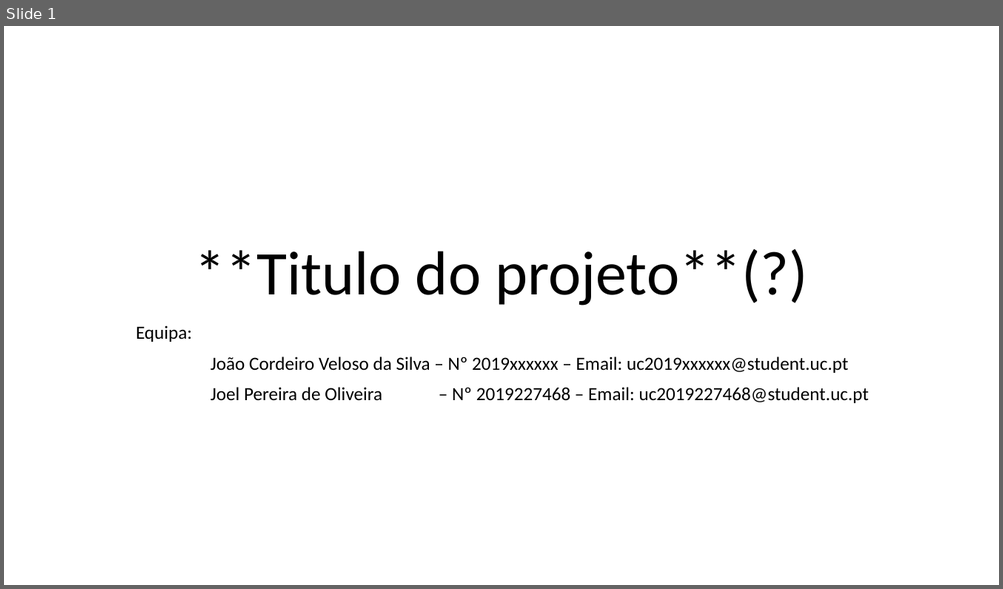
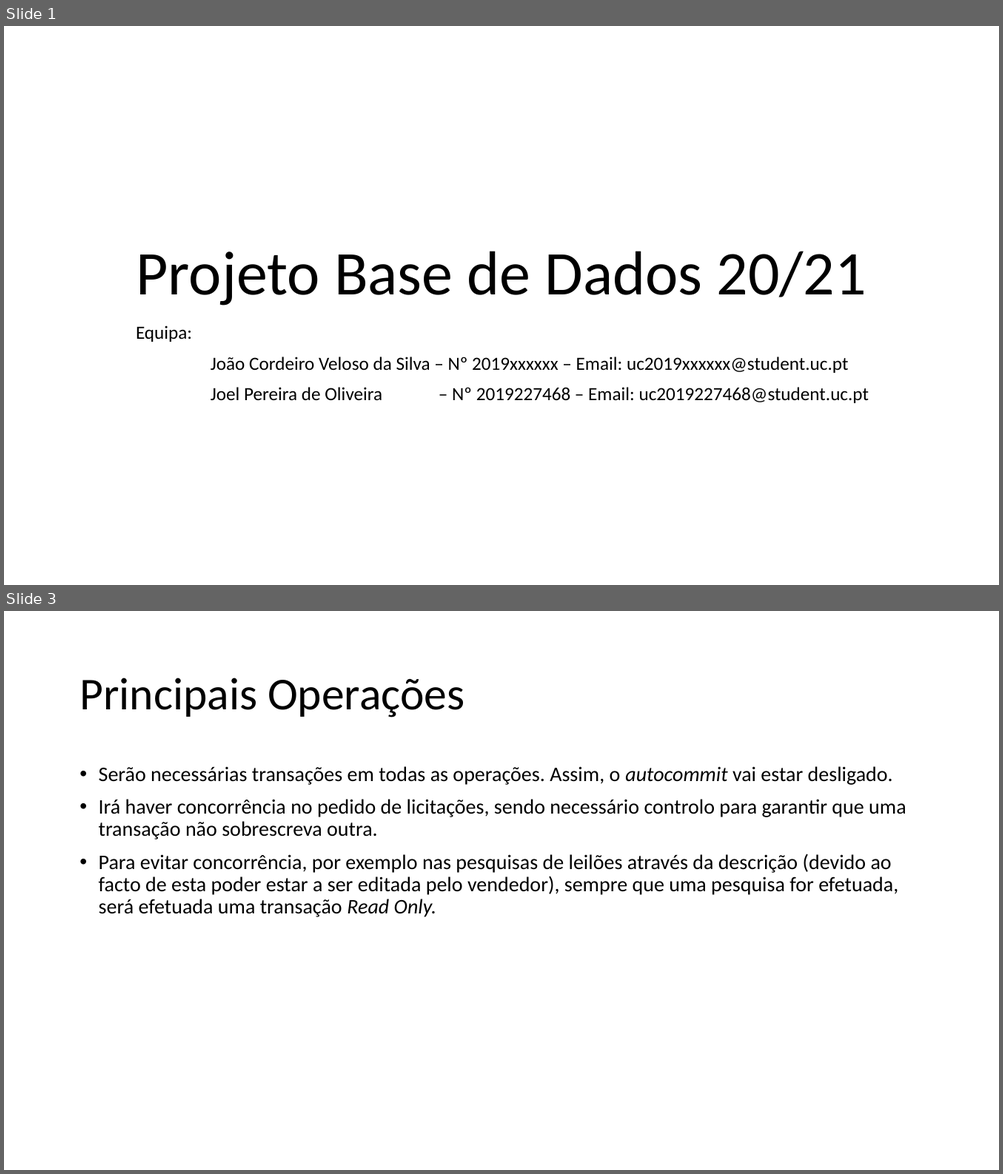
Before and after one commit to joelpoliveira/PROJETO-BD, a slide deck: ApresentacaoProjetoBD.pptx. Shown one above the other, each under a label of ours: slide 1 before the commit, slides 1 and 3 after it; the slides between them are not shown. The pictures are 1003x589 and 1003x1174 pixels, drawn with LibreOffice and Linux fonts; fonts in the diff are those of the drawing. Boxes give left, top, right and bottom in pixels: in the first picture for what was removed or moved away, otherwise in the second. Text is boxed around its words. In the diff, an @@ line names an element or a change of style, - is before the commit and + after.

```diff
--- a/ApresentacaoProjetoBD.pptx
+++ b/ApresentacaoProjetoBD.pptx
@@ slide 3 added at box(4, 611, 999, 1170), background #FFFFFF @@
@@ title added at box(79, 678, 464, 718), 44 pt, text #000000 @@
+Principais Operações
@@ text added at box(99, 766, 906, 917), 20 pt, text #000000 @@
+• Serão necessárias transações em todas as operações. Assim, o autocommit vai estar desligado.
+• Irá haver concorrência no pedido de licitações, sendo necessário controlo para garantir que uma transação não sobrescreva outra.
+• Para evitar concorrência, por exemplo nas pesquisas de leilões através da descrição (devido ao facto de esta poder estar a ser editada pelo vendedor), sempre que uma pesquisa for efetuada, será efetuada uma transação Read Only.
@@ slide 1 changed as well @@
@@ title at box(136, 251, 866, 306): text changed @@
-**Titulo do projeto**(?)
+Projeto Base de Dados 20/21
```
Also in this commit, not shown: 1 other slide changed, 3 other slides added, 1 other file.
